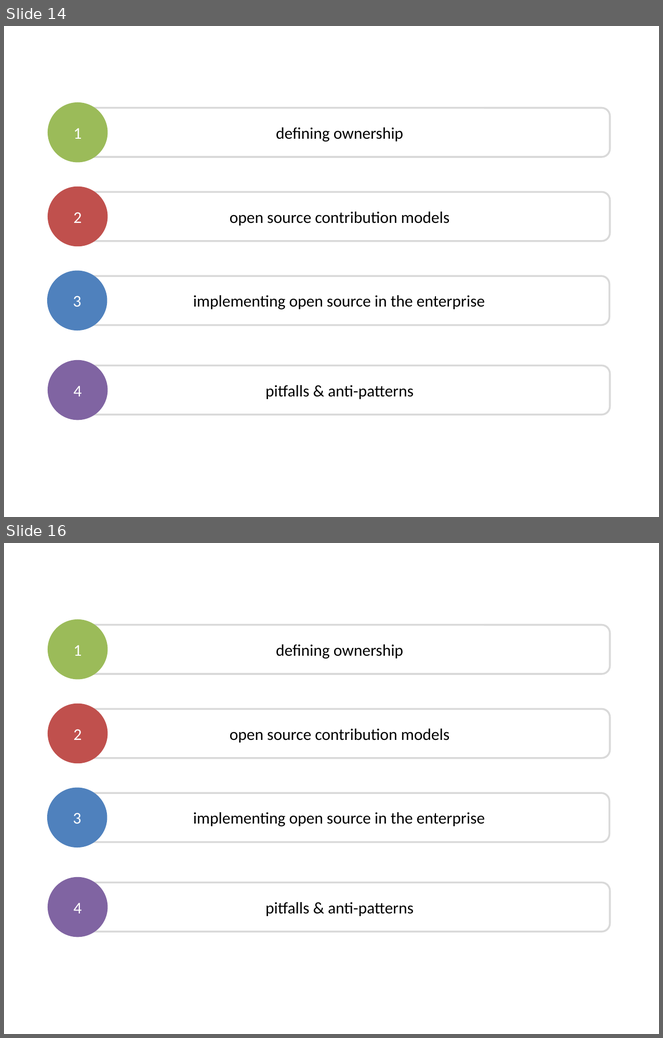
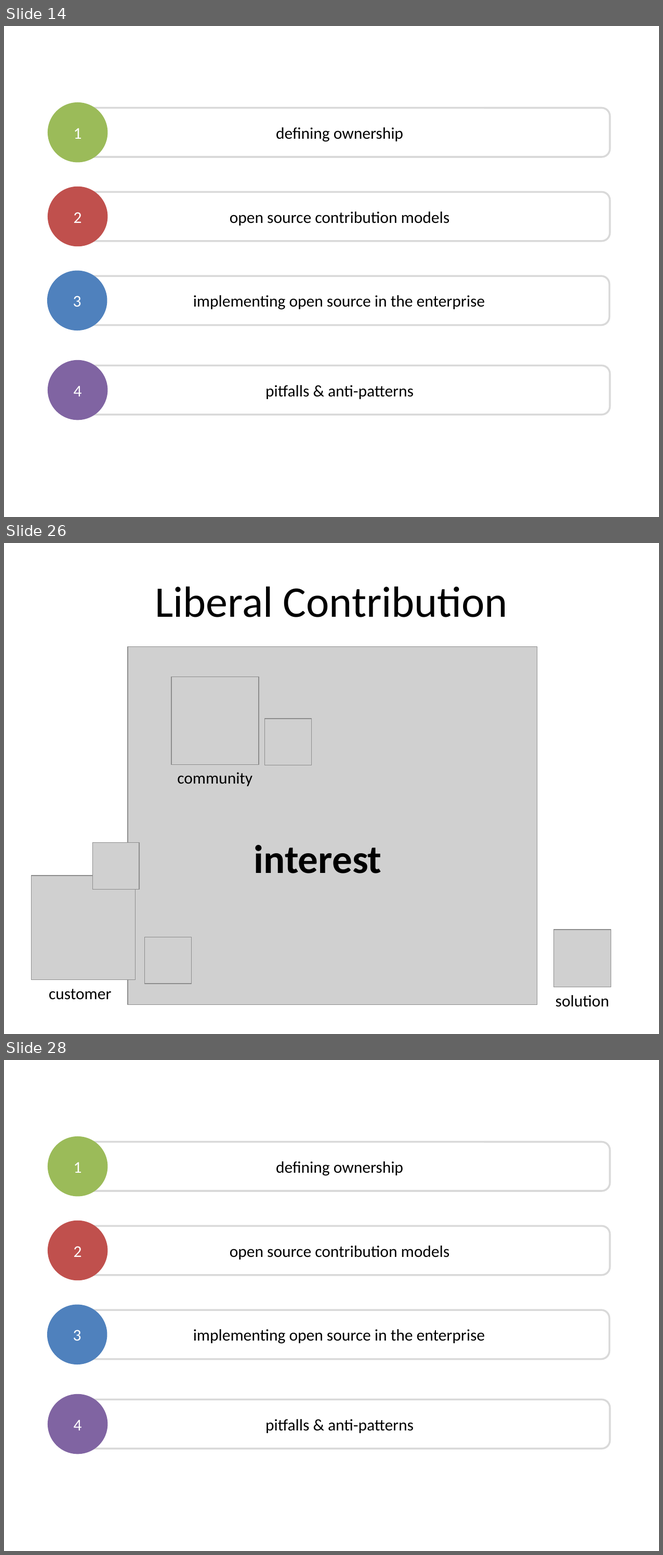
Before and after one commit to dsietz/open-source-model, a slide deck: Adopting the Open Source Model.pptx. Shown one above the other, each under a label of ours: slides 14 and 16 before the commit, slides 14, 26 and 28 after it; the slides between them are not shown. The pictures are 663x1038 and 663x1555 pixels, drawn with LibreOffice and Linux fonts; fonts in the diff are those of the drawing; grey boxes stand for pictures. Boxes give left, top, right and bottom in pixels: in the first picture for what was removed or moved away, otherwise in the second. Text is boxed around its words. In the diff, an @@ line names an element or a change of style, - is before the commit and + after.

```diff
--- a/Adopting the Open Source Model.pptx
+++ b/Adopting the Open Source Model.pptx
@@ slide 26 added at [4, 543, 659, 1034], background #FFFFFF @@
@@ text added at [155, 586, 508, 617], 48 pt, text #000000 @@
+Liberal Contribution
@@ picture added at [128, 646, 538, 1005] @@
@@ picture added at [172, 677, 259, 765] @@
@@ picture added at [265, 719, 311, 765] @@
@@ text added at [177, 772, 253, 786], 18 pt, text #000000 @@
+community
@@ picture added at [92, 843, 139, 890] @@
@@ text added at [254, 845, 382, 874], 44 pt, text #000000, bold @@
+interest
@@ picture added at [32, 876, 136, 980] @@
@@ picture added at [554, 930, 611, 988] @@
@@ picture added at [145, 938, 191, 984] @@
@@ text added at [49, 989, 111, 1000], 18 pt, text #000000 @@
+customer
@@ text added at [556, 995, 609, 1007], 18 pt, text #000000 @@
+solution
@@ what was slide 16 is now slide 28 @@
```
Also in this commit, not shown: 7 slides changed, 11 other slides added.
